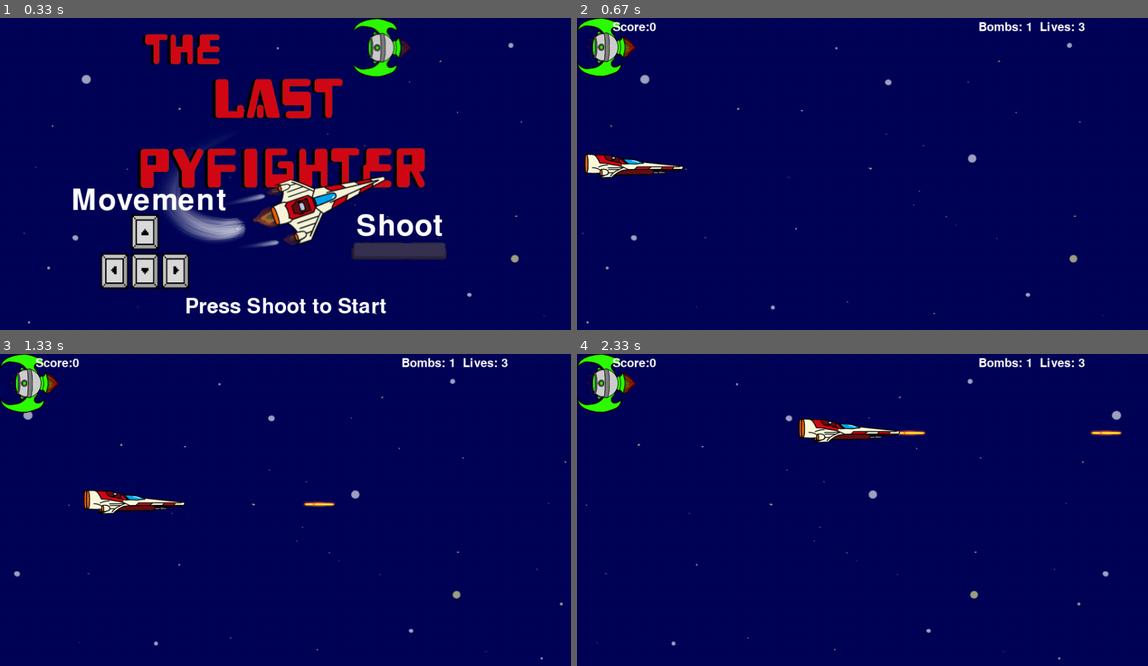
Above: before the commit, frames 1-4 (two rows, left to right).
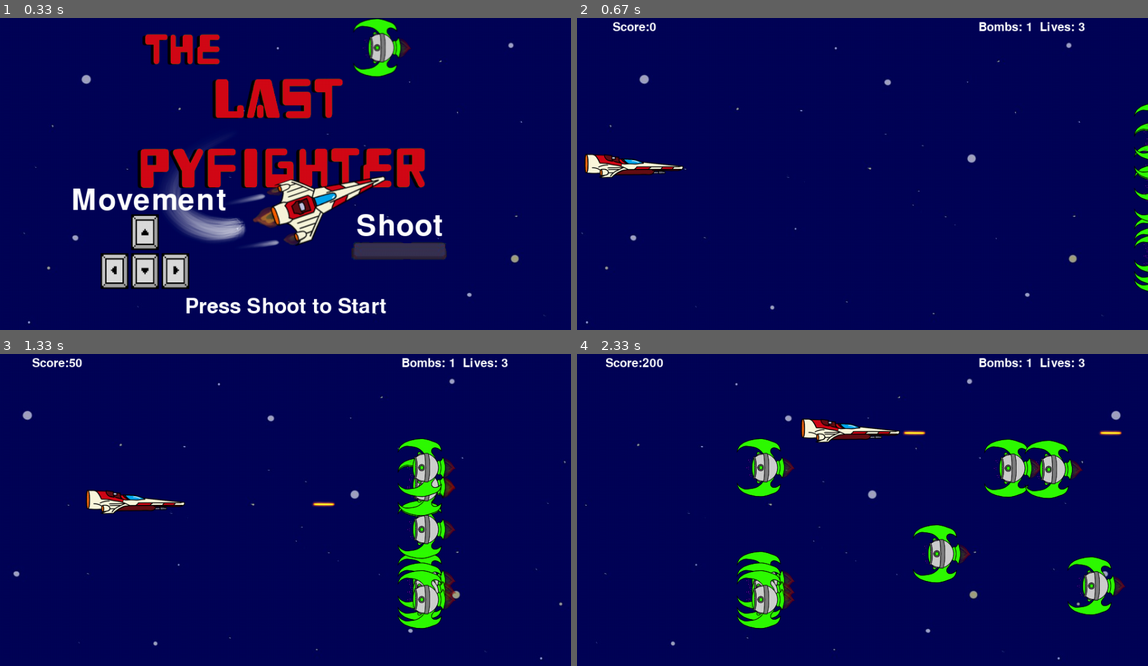
Above: after the commit, the same moments.

Repository: Demi-hero/UoN_Game_Project
Game: pygame game, started from Main.py
Two runs of this game, one before a commit and one after it. Both use one fixed random seed, a clock stepped at 60 frames per second and the inputs below.
Inputs:
- Up to frame 1 (0.33 s): no input
- Up to frame 2 (0.67 s): tap Space at 0.33 s
- Up to frame 3 (1.33 s): tap Space at 0.67, 1.07 s; hold Right from 1 s (still down)
- Up to frame 4 (2.33 s): tap Space at 1.37, 1.62, 1.95, 2.25 s; release Right at 1.47 s; hold Up 1.55-1.85 s; hold Right from 1.88 s (still down)

Frame 1 is identical in both runs. In frame 2, 1.7% of the frame differs, in the area x 0-100%, y 0-98%; in frame 3, 5.2%; in frame 4, 7.7%, in the area x 0-96%, y 0-98%.

Commit message:
Aliens Spawn Again
Aliens now spawn at random locations on the right hand side

Aliens now score you points agian

Aliens now kill you again.

Diff:
--- a/Main.py
+++ b/Main.py
@@ -43,46 +43,40 @@
 
             # updating the object states, and drawing to screen (see gamedata)
             if not self.paused:
-                Board.draw()
-                gd.all_sprites.draw(Board.screen)
+
                 Board.update()
                 gd.all_sprites.update()
 
-                # passes main (self) to alien update and detect_collision to update score and lives
-#                Alien1.update(AlBullet, self)
-#                AlienSmart.update(Player1, AlBullet, self)
-#                AlBullet.update()
-
-                # detecting collisions between aliens and bullets, and aliens and player
-#                Alien1.detect_collisions(Tokens, self)
-#                AlienSmart.detect_collisions(Tokens, self)
-#                AlBullet.detect_collisions(Tokens, self)
-
-                 # Update
-
-
                 # check to see if a bullet hit a mob
                 hits = pyg.sprite.groupcollide(gd.aliens, self.bullets, True, True)
+                if hits:
+                    print(hits)
                 for hit in hits:
-                    self.score += 50 - hit.radius
-#        random.choice(expl_sounds).play()
-#        expl = Explosion(hit.rect.center, 'lg')
-#        all_sprites.add(expl)
+                    self.score += 50
+                    print(hit)
                     gd.new_alien()
 
                 # check to see if a mob hit the player
                 hits = pyg.sprite.spritecollide(gd.player, gd.aliens, True, pyg.sprite.collide_circle)
+                if hits:
+                    print(hits)
                 for hit in hits:
-#                   player.shield -= hit.radius * 2
-#                   expl = Explosion(hit.rect.center, 'sm')
-#                   all_sprites.add(expl)
+                    print (hit)
+                    self.lives -= 1
+                    # gd.player.death()
+                    # player.shield -= hit.radius * 2
+#                   expl = gd.Explosion(hit.rect.center, 'sm')
+#                   gd.all_sprites.add(expl)
                     gd.new_alien()
 #        if player.shield <= 0:
 #            running = False
+                aliens = len(gd.aliens)
+                if aliens < 5:
+                    gd.new_alien()
 
-                # Draw / render
-#                screen.fill(white)
-#                screen.blit(background, background_rect)
+
+
+                Board.draw()
                 gd.all_sprites.draw(gd.Background.screen)
 
                 # display lives and score at top of screen
--- a/eventhandler.py
+++ b/eventhandler.py
@@ -112,7 +112,8 @@
                 elif event.type == pyg.KEYDOWN:
                     # if key pressed, re-initialises everything and breaks from loop
                     for token in Tokens:
-                        token.__init__()
+                        gamedata.player.rect.x = gamedata.BORDER
+                        gamedata.player.rect.y = gamedata.HEIGHT//2 - gamedata.player.ht
                     self.__init__()
                     return
 
--- a/gamedata.py
+++ b/gamedata.py
@@ -204,11 +204,11 @@
 
     def __init__(self):
         pyg.sprite.Sprite.__init__(self)
-        self.image_orig = pyg.transform.scale(self.sprite, (100, 100))
-#        self.image_orig.set_colorkey(white)
-        self.image = self.image_orig.copy()
-        # initiates spawn position at the right of the screen
-        self.x = WIDTH
+        self.image = self.sprite
+        self.rect = self.image.get_rect()
+        self.rect.x = WIDTH + self.ln
+        self.rect.y = randint(BORDER, HEIGHT - BORDER - self.ht)
+        self.radius = int(self.rect.width * .85 / 2)
         # alien velocity
         self.vx = -4
         # spawn rate - the SMALLER the number, the MORE OFTEN they spawn
@@ -219,10 +219,10 @@
         # score change if enemy gets through
         self.penalty = -10
         # a list of lists - each entry is the [x,y] co-ordinates of a 'live' alien
-        self.alive_aliens = []
-        self.rect = self.image.get_rect()
-        self.radius = int(self.rect.width * .85 / 2)
-        self.x = WIDTH
+
+
+    def update(self):
+        self.rect.x += self.vx
 
 #    def on_hit(self, hit_alien, Main):
         # when a collision occurs, removes the relevant alien from the alive_aliens list
@@ -233,38 +233,39 @@
 #        else:
 #            hit_alien[2] -= 1
 
+
+    """
     def update(self):
         self.speedx = 0
         self.speedy = 0
 
-
-#    def update(self, AlBullet, Main):
+    def update(self, AlBullet, Main):
         # increases the spawn rate as player's score increases
-#        if (Main.score > 0) and (Main.score%300 == 0) and (self.spawn_rate > 15):
-#            self.spawn_rate -= 1
+        if (Main.score > 0) and (Main.score%300 == 0) and (self.spawn_rate > 15):
+            self.spawn_rate -= 1
         # generates a random integer between 1 and spawn_rate - if the number == 1, tries to spawn an alien
-#        if randint(1, self.spawn_rate) == 1:
+        if randint(1, self.spawn_rate) == 1:
             # uses a random integer to choose the y position to spawn - five possible tracks can be followed
-#            spawn_pos = [self.x, (randint(0,4) * (HEIGHT//5)) + BORDER]
+            spawn_pos = [self.x, (randint(0,4) * (HEIGHT//5)) + BORDER]
             # runs a collision check to make sure the new alien won't spawn overlapping an existing alien
-#            spawn_collision = False
-#            for alien in self.alive_aliens:
-#                if (spawn_pos[1] == alien[1]) and (spawn_pos[0] <= alien[0]+self.ln):
-#                    spawn_collision = True
-#            if not spawn_collision:
+            spawn_collision = False
+            for alien in self.alive_aliens:
+                if (spawn_pos[1] == alien[1]) and (spawn_pos[0] <= alien[0]+self.ln):
+                    spawn_collision = True
+            if not spawn_collision:
                 # adds the new 'live' alien to the alive_aliens list
-#                self.alive_aliens += [spawn_pos + [randint(1,2)]]
+                self.alive_aliens += [spawn_pos + [randint(1,2)]]
         # iterates through the alive_aliens list, updating positions based on velocity, and draws to screen
-#        for alien in self.alive_aliens:
-#            alien[0] += self.vx
-#            if alien[0] < (0-self.ln):
+        for alien in self.alive_aliens:
+            alien[0] += self.vx
+            if alien[0] < (0-self.ln):
                 # removes bullets as they leave the screen
-#                self.alive_aliens.remove(alien)
+                self.alive_aliens.remove(alien)
                 # updates score
-#                Main.update_score(self.penalty)
+                Main.update_score(self.penalty)
             # aliens now shoot back at player
-#            if randint(1,self.fire_rate) == 1:
-#                AlBullet.fire([alien[0], alien[1]+self.ht//2])
+            if randint(1,self.fire_rate) == 1:
+                AlBullet.fire([alien[0], alien[1]+self.ht//2])
 
    # def draw(self):
     #    for alien in self.alive_aliens:
@@ -272,7 +273,7 @@
       #          Background.screen.blit(self.sprite, (alien[0], alien[1]))
        #     else:
         #        Background.screen.blit(self.sprite2, (alien[0], alien[1]))
-"""
+
     def detect_collisions(self, Tokens, Main):
         player_hitbox = Tokens[0].get_hitbox()
         # gets the list of alive bullets and the size of the bullets
--- a/highscore.csv
+++ b/highscore.csv
@@ -2,8 +2,9 @@
 ALLYISGREAT,3160
 Nate,1440
 ASS,710
+Ass,500
 Jes,300
+as,300
 Nate,280
 Peter,200
 sdf,110
-Nate,100
